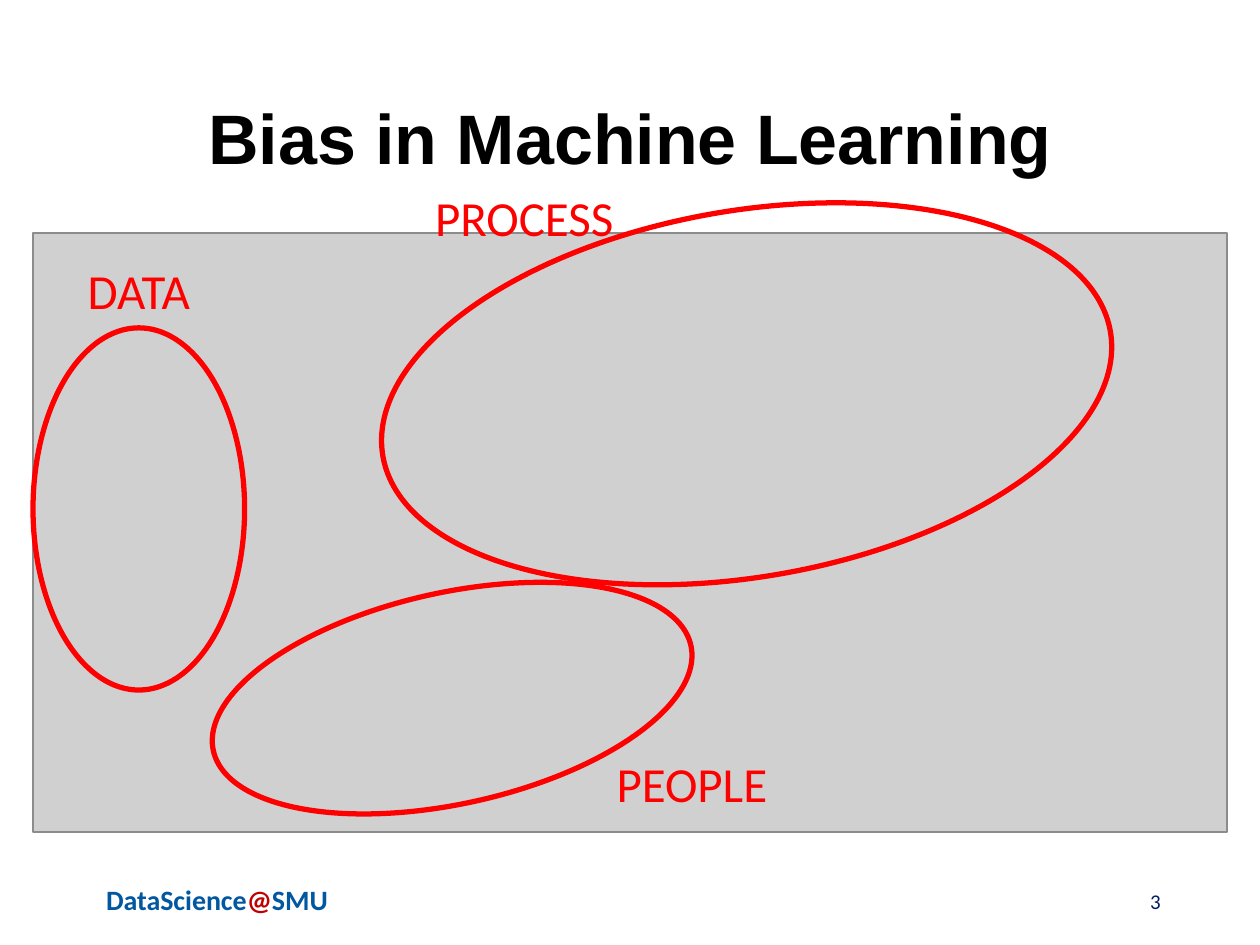
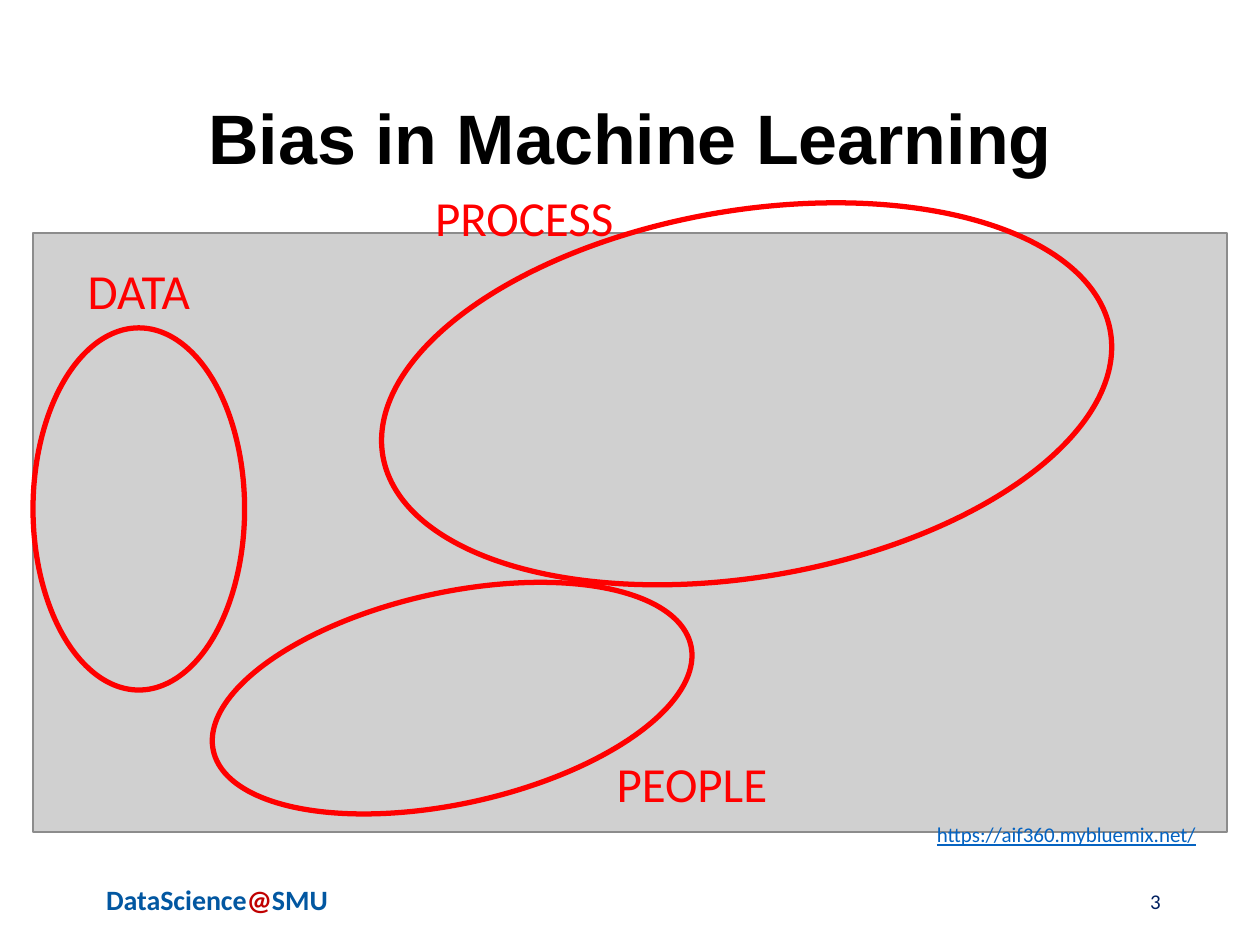
Before and after one commit to skhayden/Reducing-Age-Bias-in-Machine-Learning-An-Algorithmic-Approach, a slide deck: slide 3 of Hayden_deAlford_Wittlin_AdversarialBiasPresentationFINAL7.17.20.pptx. Drawn at 1260x945 pixels with LibreOffice and Linux fonts; fonts in the diff are those of the drawing; grey boxes stand for pictures; background and template pictures are left out. Boxes give left, top, right and bottom in pixels: in the first picture for what was removed or moved away, otherwise in the second. Text is boxed around its words. In the diff, an @@ line names an element or a change of style, - is before the commit and + after.

```diff
--- a/Hayden_deAlford_Wittlin_AdversarialBiasPresentationFINAL7.17.20.pptx
+++ b/Hayden_deAlford_Wittlin_AdversarialBiasPresentationFINAL7.17.20.pptx
@@ text added at (937, 827, 1196, 849), 12 pt, text #0563C1, underline @@
+https://aif360.mybluemix.net/
```
Also in this commit, not shown: 2 other slides changed.
